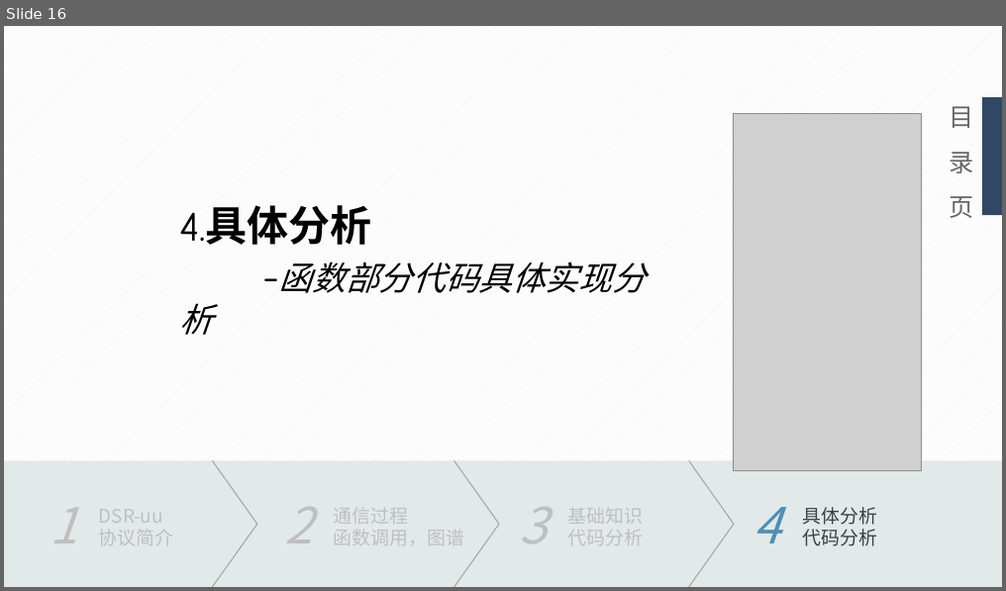
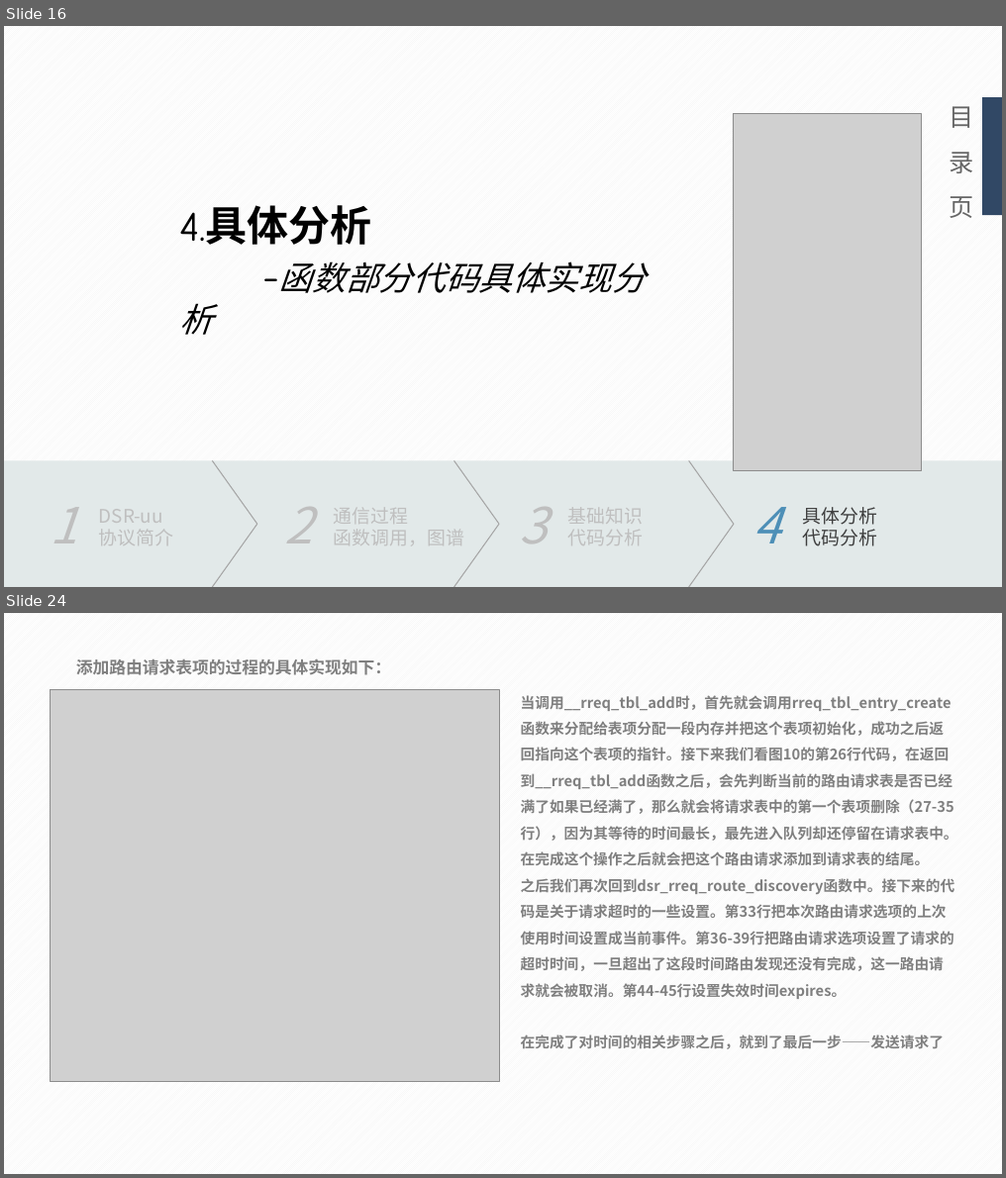
Before and after one commit to Sma-yida/201692204, a slide deck: DSR-uu代码分析.pptx. Shown one above the other, each under a label of ours: slide 16 before the commit, slides 16 and 24 after it; the slides between them are not shown. The pictures are 1006x591 and 1006x1178 pixels, drawn with LibreOffice and Linux fonts; fonts in the diff are those of the drawing; grey boxes stand for pictures. Boxes give left, top, right and bottom in pixels: in the first picture for what was removed or moved away, otherwise in the second. Text is boxed around its words. In the diff, an @@ line names an element or a change of style, - is before the commit and + after.

```diff
--- a/DSR-uu代码分析.pptx
+++ b/DSR-uu代码分析.pptx
@@ slide 24 added at (4,613,1002,1174), background pattern #F2F2F2 on #FFFFFF @@
@@ text added at (76,660,391,675), 16 pt, text #7F7F7F, bold @@
+添加路由请求表项的过程的具体实现如下：
@@ picture added at (51,689,499,1081) @@
@@ text added at (521,695,958,1050), 14 pt, text #7F7F7F, bold @@
+当调用__rreq_tbl_add时，首先就会调用rreq_tbl_entry_create函数来分配给表项分配一段内存并把这个表项初始化，成功之后返回指向这个表项的指针。接下来我们看图10的第26行代码，在返回到__rreq_tbl_add函数之后，会先判断当前的路由请求表是否已经满了如果已经满了，那么就会将请求表中的第一个表项删除（27-35行），因为其等待的时间最长，最先进入队列却还停留在请求表中。在完成这个操作之后就会把这个路由请求添加到请求表的结尾。
+之后我们再次回到dsr_rreq_route_discovery函数中。接下来的代码是关于请求超时的一些设置。第33行把本次路由请求选项的上次使用时间设置成当前事件。第36-39行把路由请求选项设置了请求的超时时间，一旦超出了这段时间路由发现还没有完成，这一路由请求就会被取消。第44-45行设置失效时间expires。
+在完成了对时间的相关步骤之后，就到了最后一步——发送请求了
```
Also in this commit, not shown: 15 slides changed, 4 other slides added.
